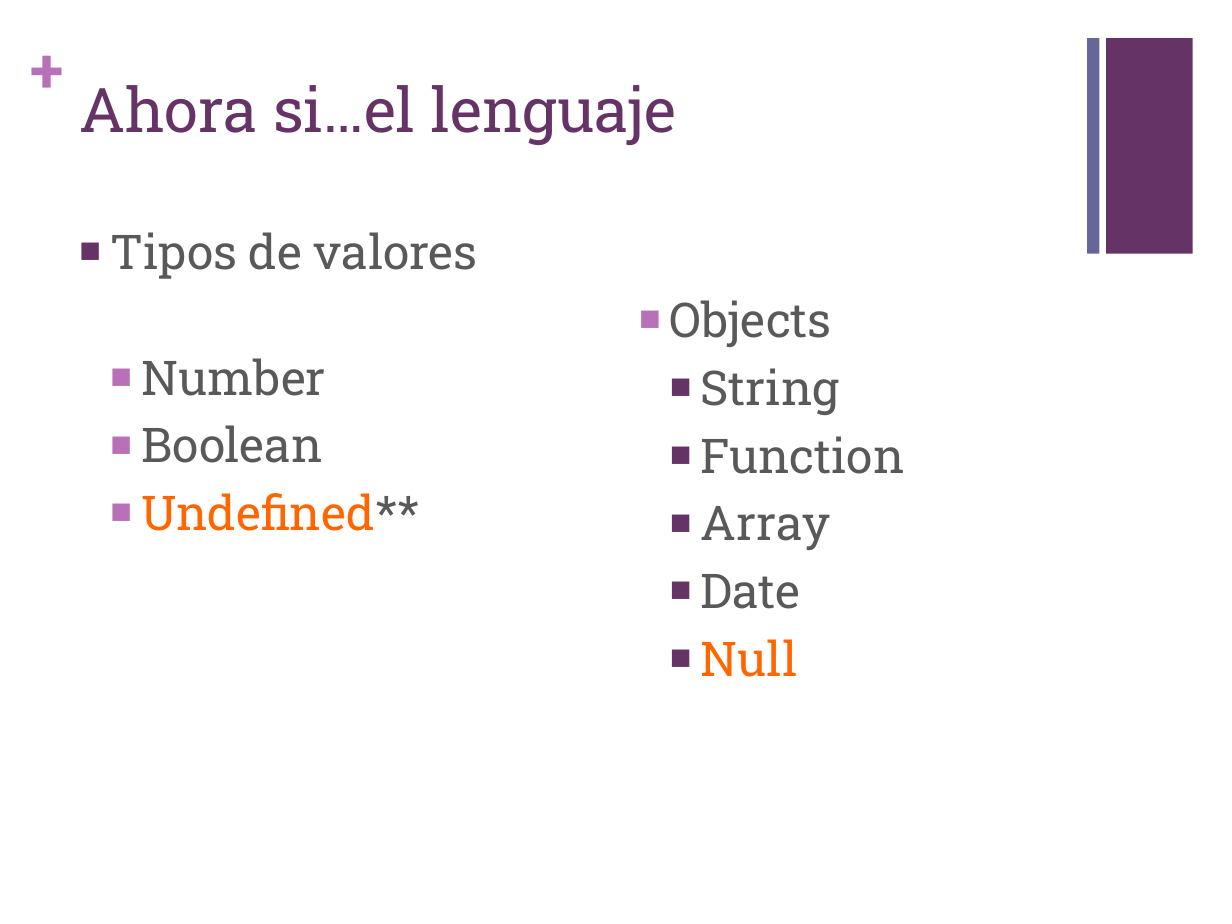
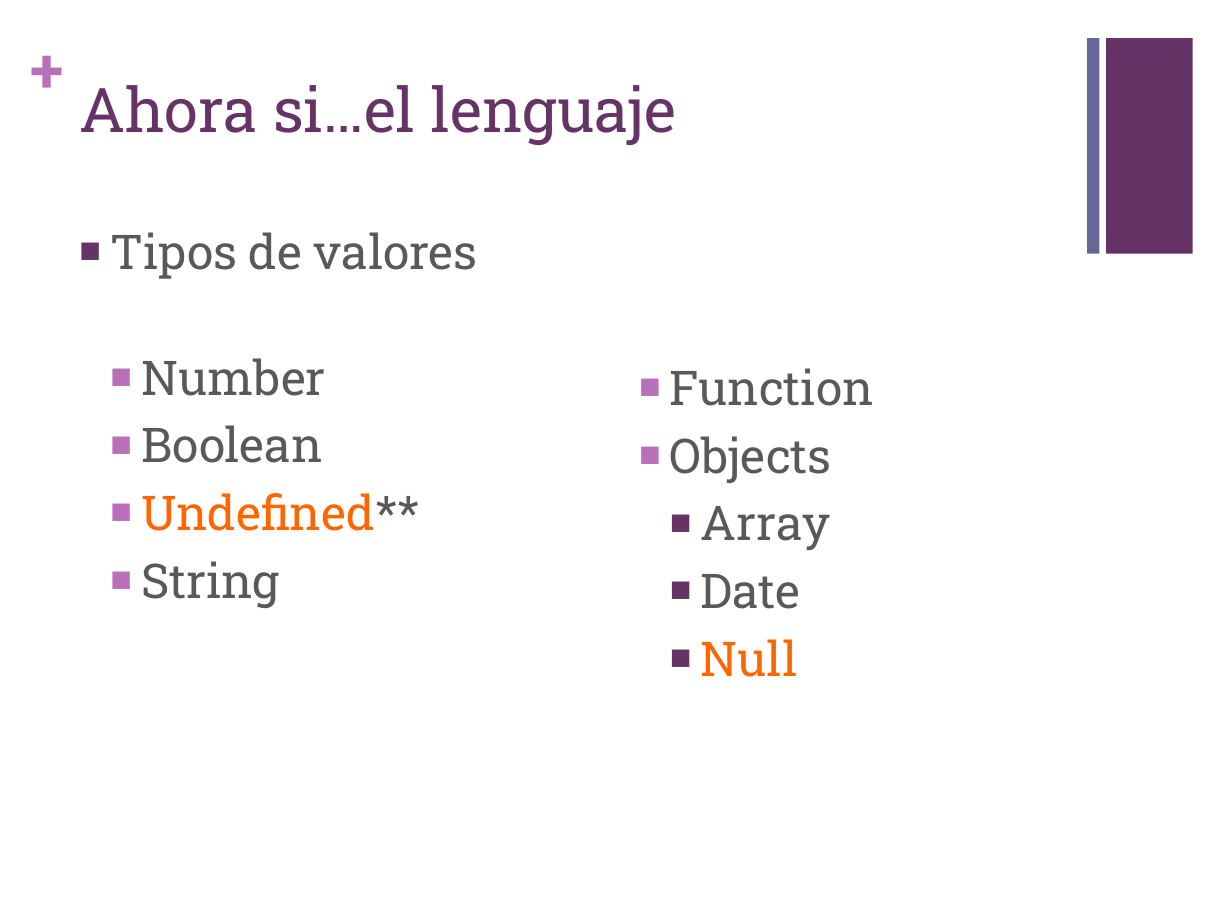
Before and after one commit to v1ct0rv/TallerJavascript, a slide deck: slide 7 of 02-Introduccion-Javascript/Javascript101.pptx. Drawn at 1232x924 pixels with LibreOffice and Linux fonts; fonts in the diff are those of the drawing. Boxes give left, top, right and bottom in pixels: in the first picture for what was removed or moved away, otherwise in the second. Text is boxed around its words. In the diff, an @@ line names an element or a change of style, - is before the commit and + after.

```diff
--- a/02-Introduccion-Javascript/Javascript101.pptx
+++ b/02-Introduccion-Javascript/Javascript101.pptx
@@ text at (670, 300, 832, 347): paragraph removed @@
-  ■ Objects
@@ text at (141, 368, 874, 608): list level 3 to 2 in "String"; bullet colour #663366 to #B870B8; list level 3 to 2 in "Function" @@
@@ text at (670, 436, 832, 483): paragraph added @@
+  ■ Objects
```
Also in this commit, not shown: 1 other slide changed, 2 other files.
